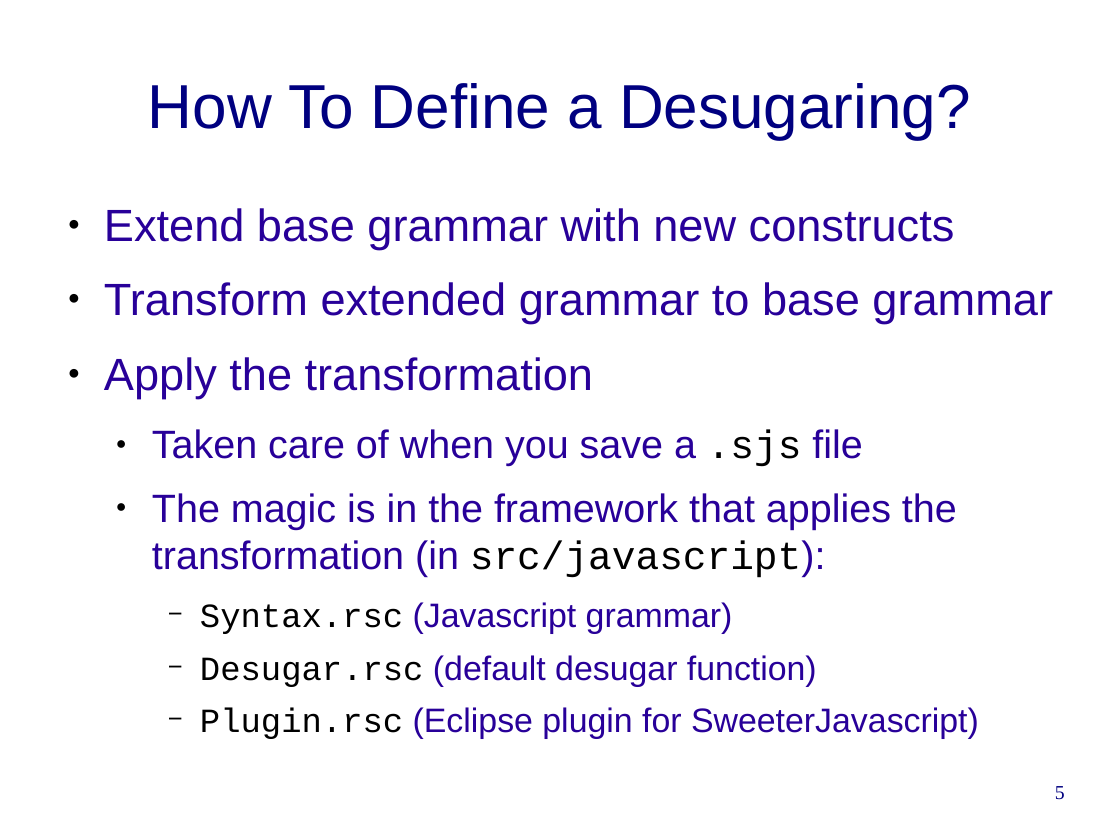
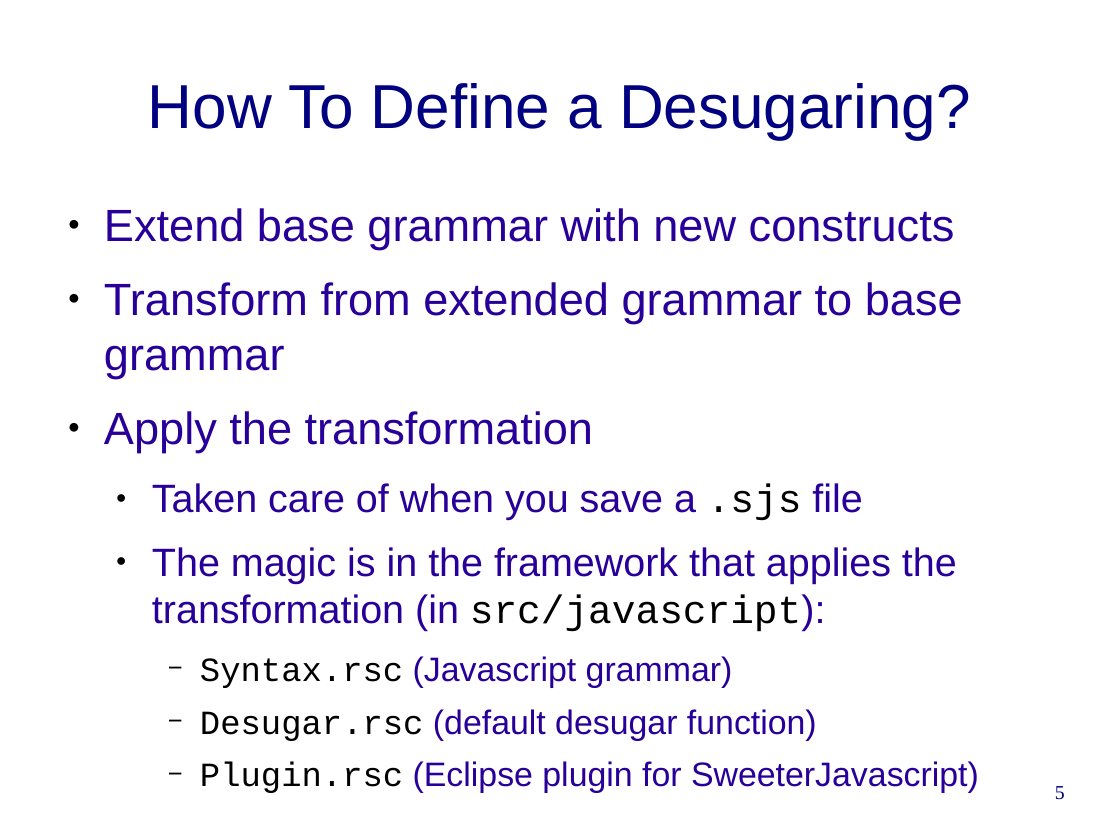
Before and after one commit to cwi-swat/rascal-course-pldi-2015, a slide deck: slide 5 of presentations/HackYourJavascript.odp. Drawn at 1120x840 pixels with LibreOffice and Linux fonts; fonts in the diff are those of the drawing; background and template pictures are left out. Boxes give left, top, right and bottom in pixels: in the first picture for what was removed or moved away, otherwise in the second. Text is boxed around its words. In the diff, an @@ line names an element or a change of style, - is before the commit and + after.

```diff
--- a/presentations/HackYourJavascript.odp
+++ b/presentations/HackYourJavascript.odp
@@ text at box(104, 282, 963, 378): text changed @@
-● Transform extended grammar to base grammar
+● Transform from extended grammar to base grammar
```
Also in this commit, not shown: 1 other slide changed, 2 slides added.
